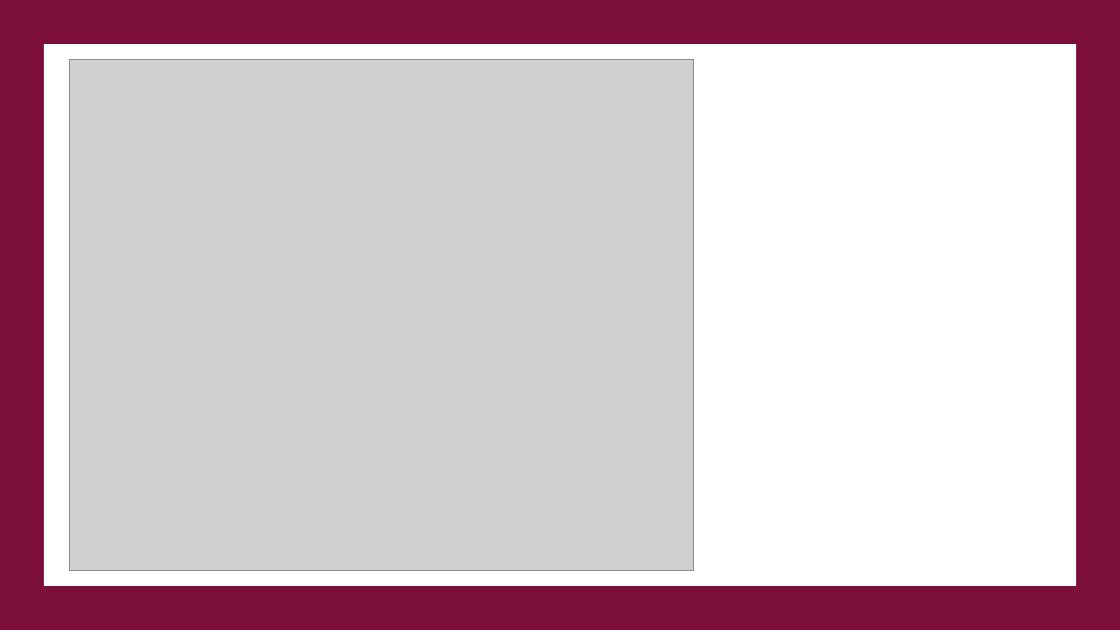
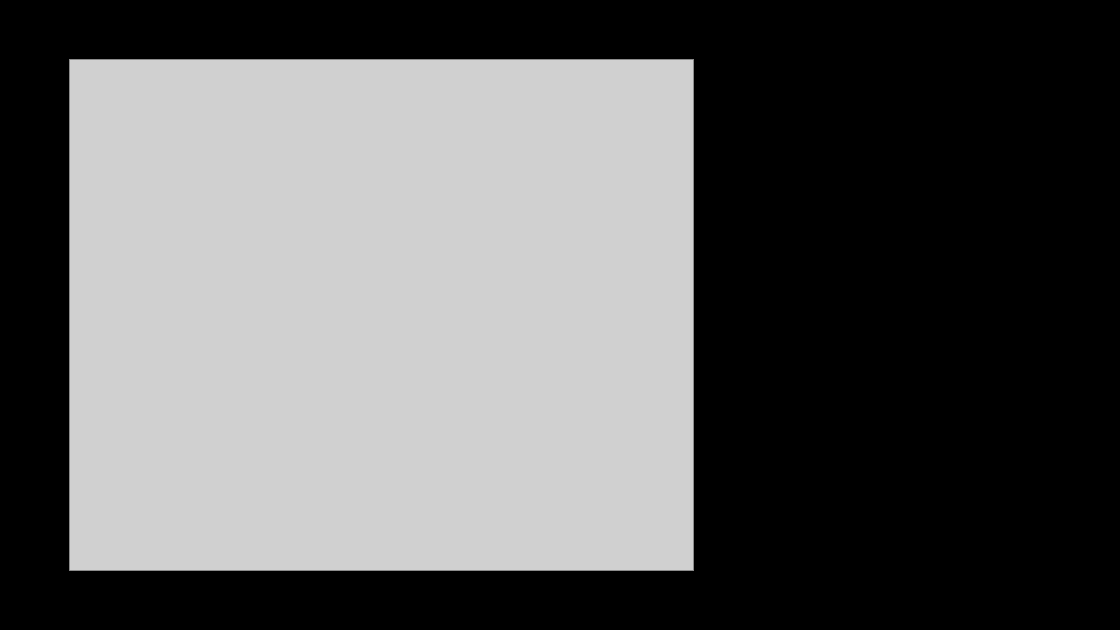
Before and after one commit to galena100/Transform2020, a slide deck: slide 1 of Presentation/4MinSpeech.pptx. Drawn at 1120x630 pixels with LibreOffice and Linux fonts; fonts in the diff are those of the drawing; grey boxes stand for pictures. Boxes give left, top, right and bottom in pixels: in the first picture for what was removed or moved away, otherwise in the second. Text is boxed around its words. In the diff, an @@ line names an element or a change of style, - is before the commit and + after.

```diff
--- a/Presentation/4MinSpeech.pptx
+++ b/Presentation/4MinSpeech.pptx
@@ background #FFFFFF to #000000 @@
@@ rectangle removed at bbox=[0, 0, 1120, 630] @@
@@ rectangle removed at bbox=[44, 45, 1076, 586] @@
```
Also in this commit, not shown: 3 other slides changed, 3 slides added, 3 slides removed, 1 other file.
